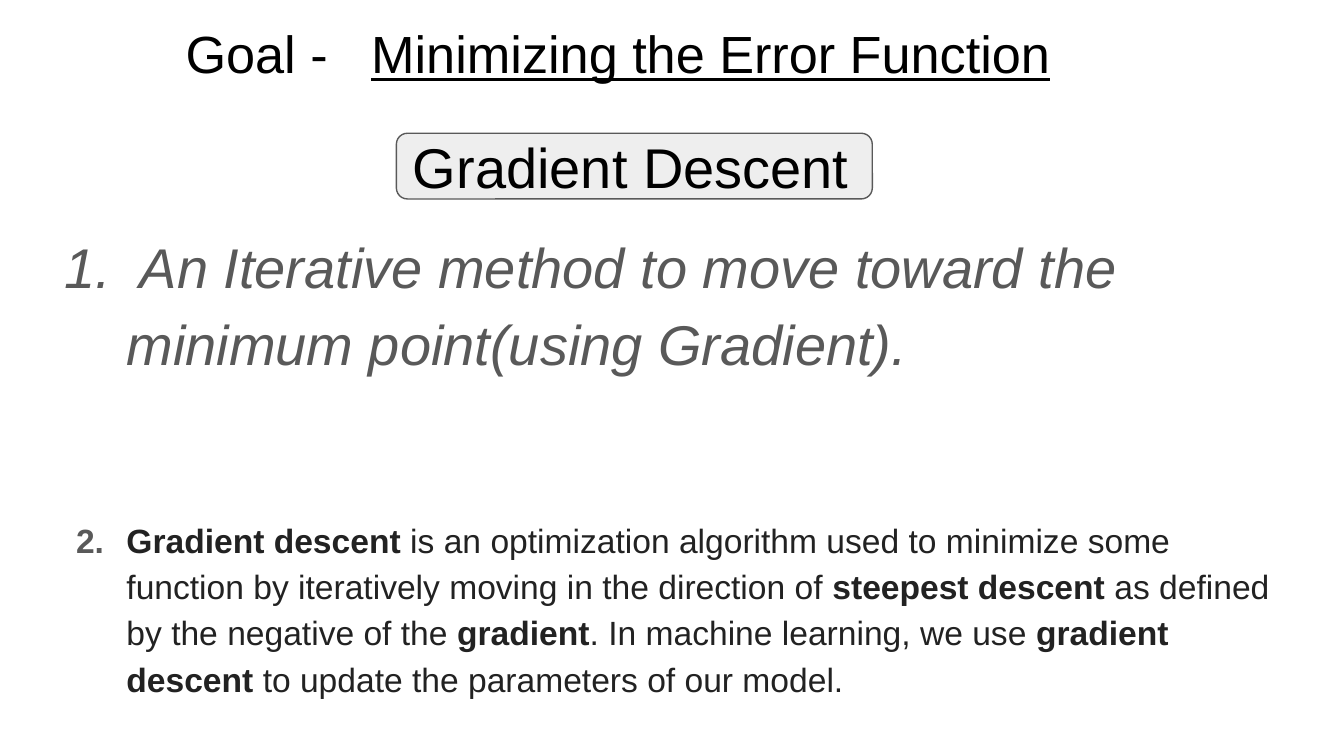
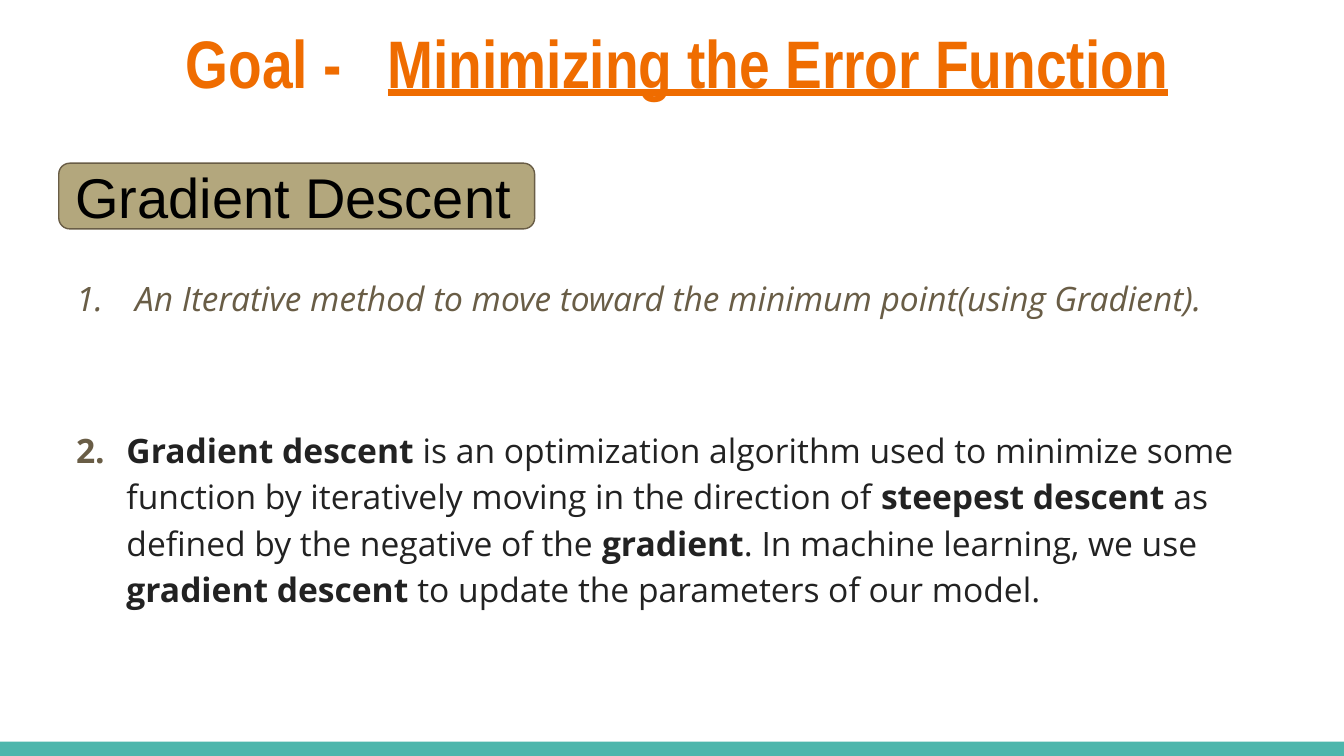
Before and after one commit to jugshaurya/Machine-Learning, a slide deck: slide 12 of Presentation/ML presentation.pptx. Drawn at 1344x756 pixels with LibreOffice and Linux fonts; fonts in the diff are those of the drawing. Boxes give left, top, right and bottom in pixels: in the first picture for what was removed or moved away, otherwise in the second. Text is boxed around its words. In the diff, an @@ line names an element or a change of style, - is before the commit and + after.

```diff
--- a/Presentation/ML presentation.pptx
+++ b/Presentation/ML presentation.pptx
@@ title "Goal - Minimizing the Error ..." at (x1=186, y1=39, x2=1167, y2=101): size 28 to 36 pt, font Arial to Arial Narrow, text colour #000000 to #EF6C00, bold on @@
@@ text "An Iterative method to move ..." at (x1=126, y1=285, x2=1233, y2=610): size 30 to 18 pt, text colour #595959 to #695D46 in "An Iterative method to move toward the ..."; font Arial to Open Sans; indent changed; bullet colour #595959 to #695D46 @@
@@ rounded rectangle "Gradient Descent" moved from (x1=396, y1=133, x2=872, y2=199) to (x1=59, y1=163, x2=535, y2=228) @@
@@ rounded rectangle "Gradient Descent" at (x1=59, y1=163, x2=535, y2=228): fill #EEEEEE to #B3A77D; outline #595959 0.75 pt to #695D46 0.75 pt @@
@@ rectangle added at (x1=0, y1=742, x2=1344, y2=756), fill #4DB6AC @@
```
Also in this commit, not shown: 10 other slides changed, 6 slides added, 5 slides removed, 1 other file.
